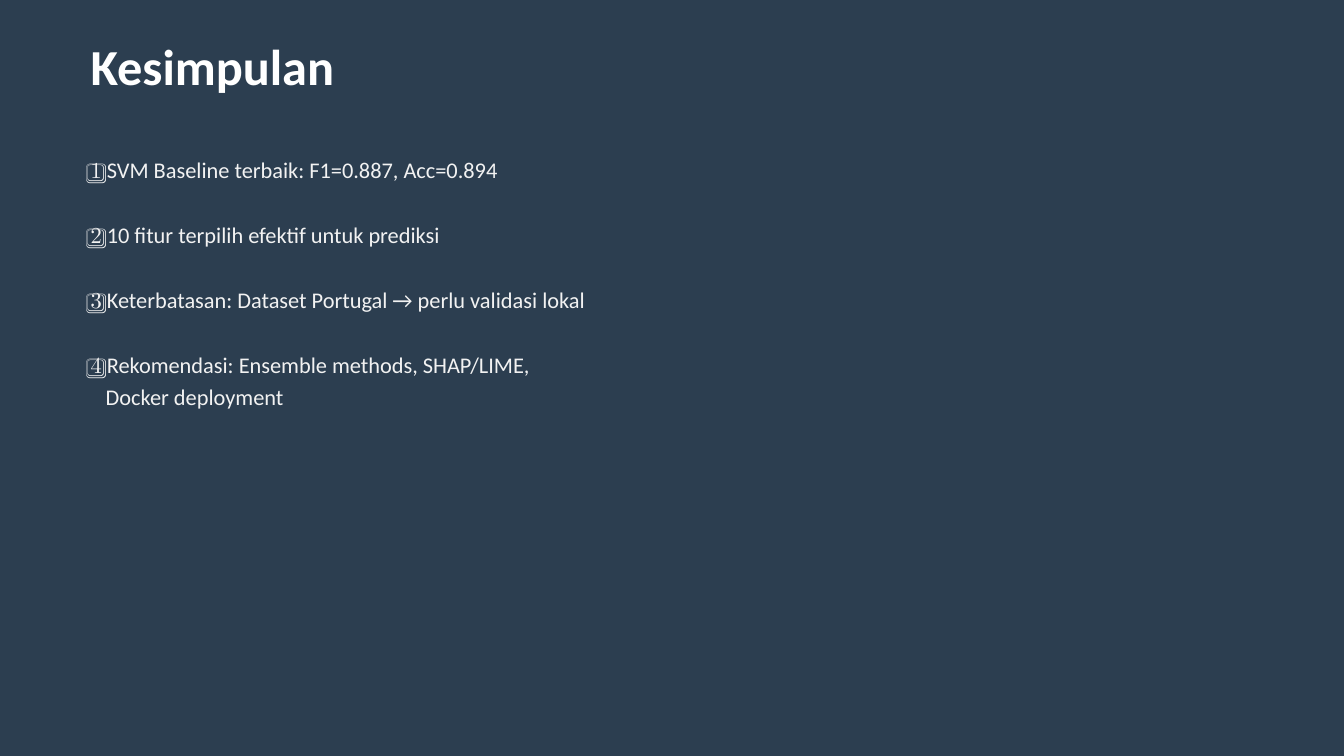
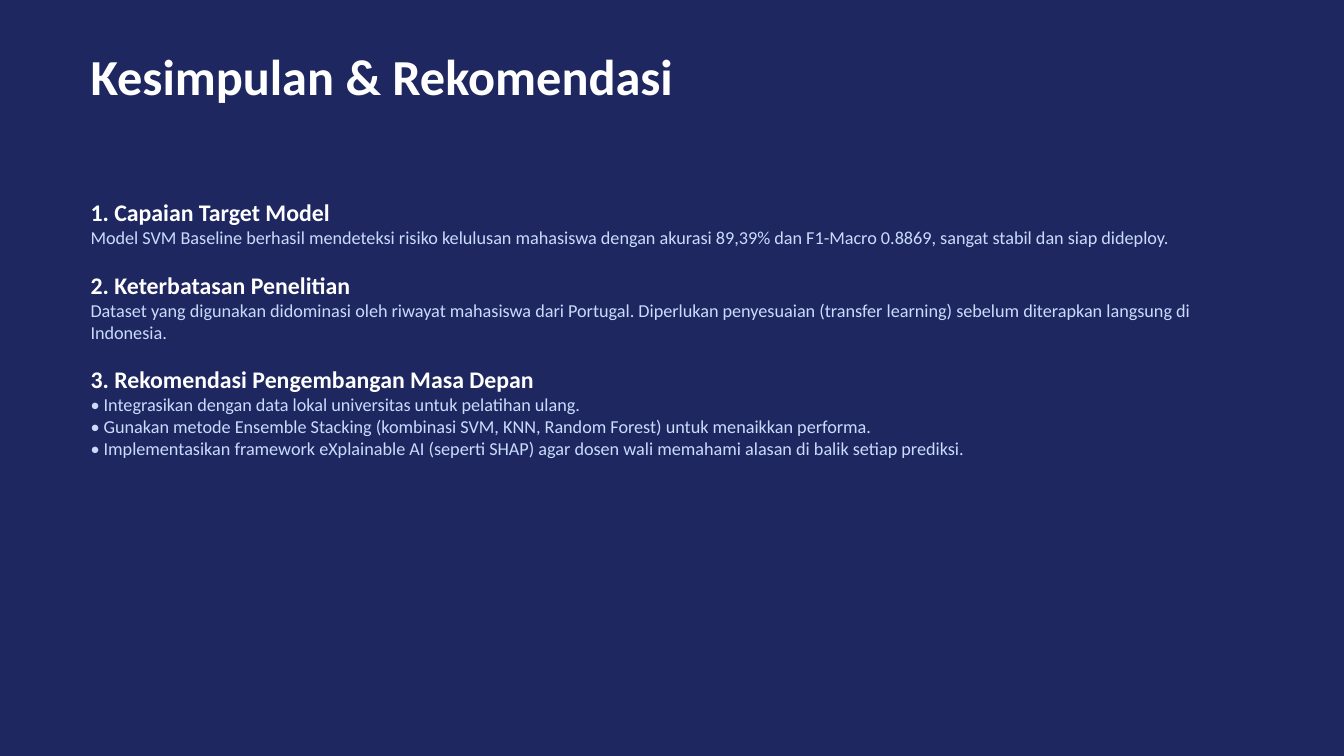
Before and after one commit to hafizmuzani011-collab/uas-ml-kelulusan, a slide deck: slide 9 of presentation/presentasi_uas_ml.pptx. Drawn at 1344x756 pixels with LibreOffice and Linux fonts; fonts in the diff are those of the drawing. Boxes give left, top, right and bottom in pixels: in the first picture for what was removed or moved away, otherwise in the second. Text is boxed around its words. In the diff, an @@ line names an element or a change of style, - is before the commit and + after.

```diff
--- a/presentation/presentasi_uas_ml.pptx
+++ b/presentation/presentasi_uas_ml.pptx
@@ background #2C3E50 to #1F2761 @@
@@ text at box(91, 59, 672, 103): text changed @@
-Kesimpulan
+Kesimpulan & Rekomendasi
@@ text at box(91, 204, 1190, 458): text changed; size 16 to 13 pt; text colour #F2F2F2 to #CADCFC @@
-1️⃣ SVM Baseline terbaik: F1=0.887, Acc=0.894
-2️⃣ 10 fitur terpilih efektif untuk prediksi
-3️⃣ Keterbatasan: Dataset Portugal → perlu validasi lokal
-4️⃣ Rekomendasi: Ensemble methods, SHAP/LIME,
-Docker deployment
+1. Capaian Target Model
+Model SVM Baseline berhasil mendeteksi risiko kelulusan mahasiswa dengan akurasi 89,39% dan F1-Macro 0.8869, sangat stabil dan siap dideploy.
+2. Keterbatasan Penelitian
+Dataset yang digunakan didominasi oleh riwayat mahasiswa dari Portugal. Diperlukan penyesuaian (transfer learning) sebelum diterapkan langsung di Indonesia.
+3. Rekomendasi Pengembangan Masa Depan
+• Integrasikan dengan data lokal universitas untuk pelatihan ulang.
+• Gunakan metode Ensemble Stacking (kombinasi SVM, KNN, Random Forest) untuk menaikkan performa.
+• Implementasikan framework eXplainable AI (seperti SHAP) agar dosen wali memahami alasan di balik setiap prediksi.
```
Also in this commit, not shown: 9 other slides changed, 2 other files.
